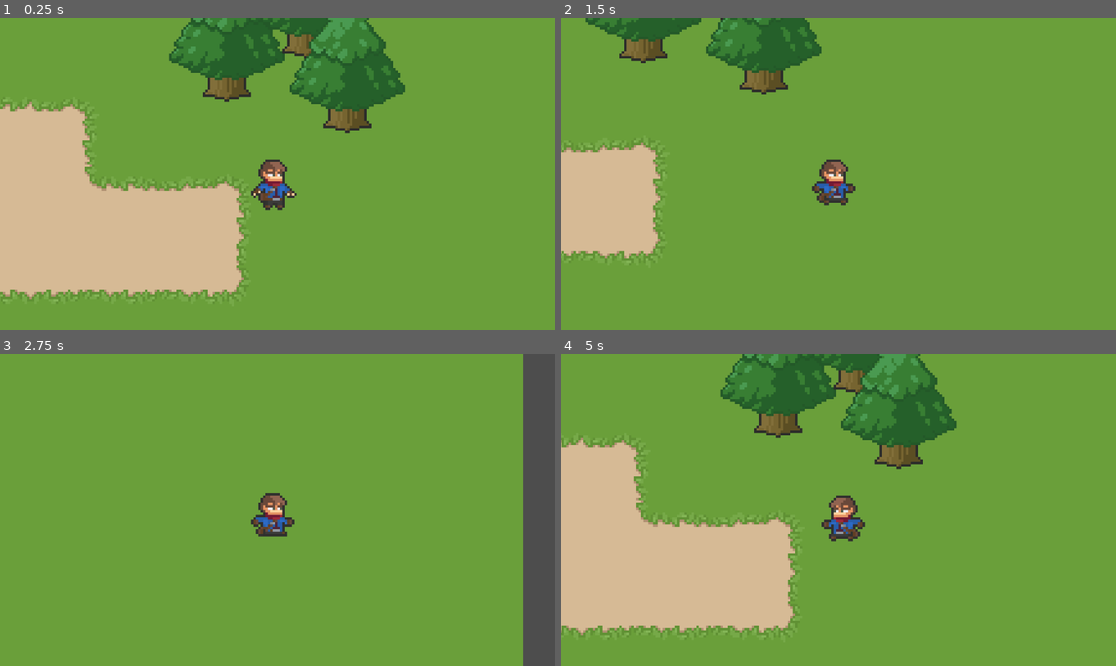
Above: before the commit, frames 1-4 (two rows, left to right).
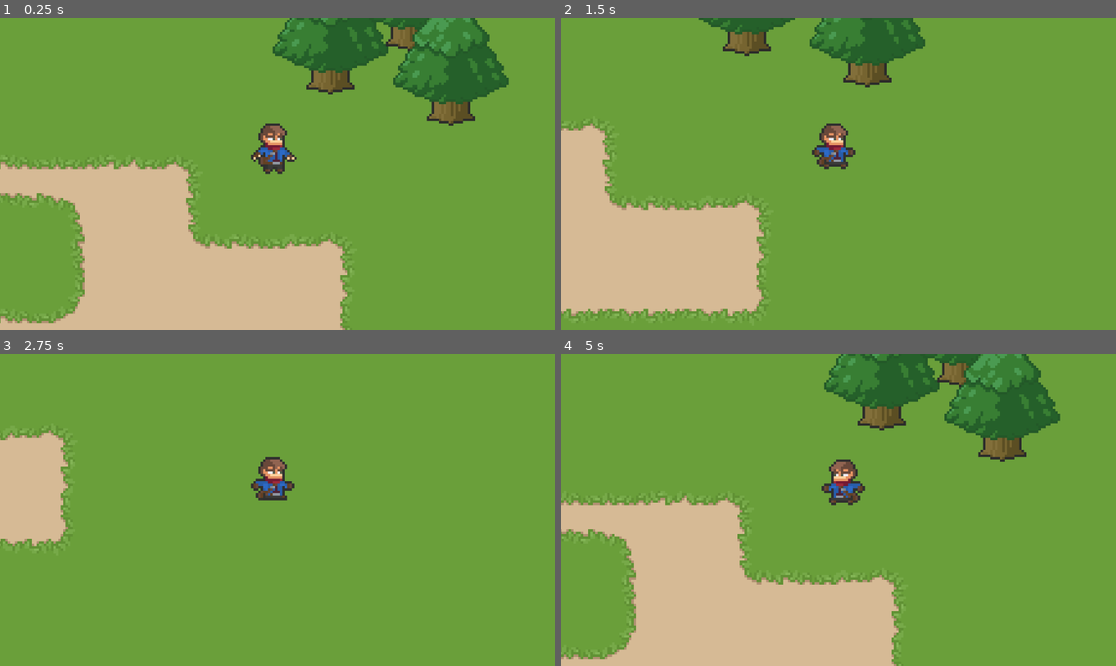
Above: after the commit, the same moments.

Repository: godotrecipes/using_ysort
Game: Godot game, scene res://main.tscn
The game is run twice, just before and just after one commit, with the same random seed, the same clock (stepped at 60 frames per second) and the same inputs.
Inputs:
- Up to frame 1 (0.25 s): no input
- Up to frame 2 (1.5 s): hold Right (ui_right) 0.53-1.28 s; hold Down (ui_down) from 1.28 s (still down)
- Up to frame 3 (2.75 s): release Down (ui_down) at 2.03 s; hold Right (ui_right) from 2.03 s (still down)
- Up to frame 4 (5 s): release Right (ui_right) at 2.78 s; hold Up (ui_up) 2.78-3.53 s; hold Left (ui_left) from 3.53 s (still down)

The runs differ from the first frame. In frame 1, 35% of the frame differs, in the area x 0-92%, y 0-100%; in frame 2, 21%; in frame 3, 11%; in frame 4, 34%.

Commit message:
update to 4.1

Diff:
--- a/adventurer.tscn
+++ b/adventurer.tscn
@@ -66,13 +66,14 @@
 script = ExtResource("1_t68eu")
 
 [node name="Sprite2D" type="Sprite2D" parent="."]
+position = Vector2(0, -15)
 texture = ExtResource("1_7qsnb")
 hframes = 13
 vframes = 16
 frame = 12
 
 [node name="CollisionShape2D" type="CollisionShape2D" parent="."]
-position = Vector2(-2, 13)
+position = Vector2(-1, -2)
 shape = SubResource("RectangleShape2D_q66w2")
 
 [node name="AnimationPlayer" type="AnimationPlayer" parent="."]
--- a/main.tscn
+++ b/main.tscn
@@ -536,7 +536,7 @@
 layer_0/tile_data = PackedInt32Array(720900, 458753, 1, 786436, 458753, 1, 851972, 458753, 1, 917508, 458753, 1, 983044 …(5317 unchanged characters)…
 
 [node name="Adventurer" parent="TileMap" instance=ExtResource("2_e77ps")]
-position = Vector2(646, 517)
+position = Vector2(603, 493)
 
 [node name="Tree" parent="TileMap" instance=ExtResource("3_peabk")]
 position = Vector2(625, 457)
--- a/project.godot
+++ b/project.godot
@@ -12,7 +12,7 @@
 
 config/name="using_ysort"
 run/main_scene="res://main.tscn"
-config/features=PackedStringArray("4.0", "Forward Plus")
+config/features=PackedStringArray("4.1", "Forward Plus")
 config/icon="res://icon.svg"
 
 [rendering]
--- a/tree.tscn
+++ b/tree.tscn
@@ -3,15 +3,16 @@
 [ext_resource type="Texture2D" uid="uid://embuerr8007" path="res://assets/Forest Tileset.png" id="1_j6d44"]
 
 [sub_resource type="RectangleShape2D" id="RectangleShape2D_tohxe"]
-size = Vector2(20, 9)
+size = Vector2(20, 9.5)
 
 [node name="Tree" type="StaticBody2D"]
 
 [node name="Sprite2D" type="Sprite2D" parent="."]
+position = Vector2(0, -27)
 texture = ExtResource("1_j6d44")
 region_enabled = true
 region_rect = Rect2(128, 288, 64, 64)
 
 [node name="CollisionShape2D" type="CollisionShape2D" parent="."]
-position = Vector2(0, 22.5)
+position = Vector2(0, -4.25)
 shape = SubResource("RectangleShape2D_tohxe")
Not shown, changed: README.md
